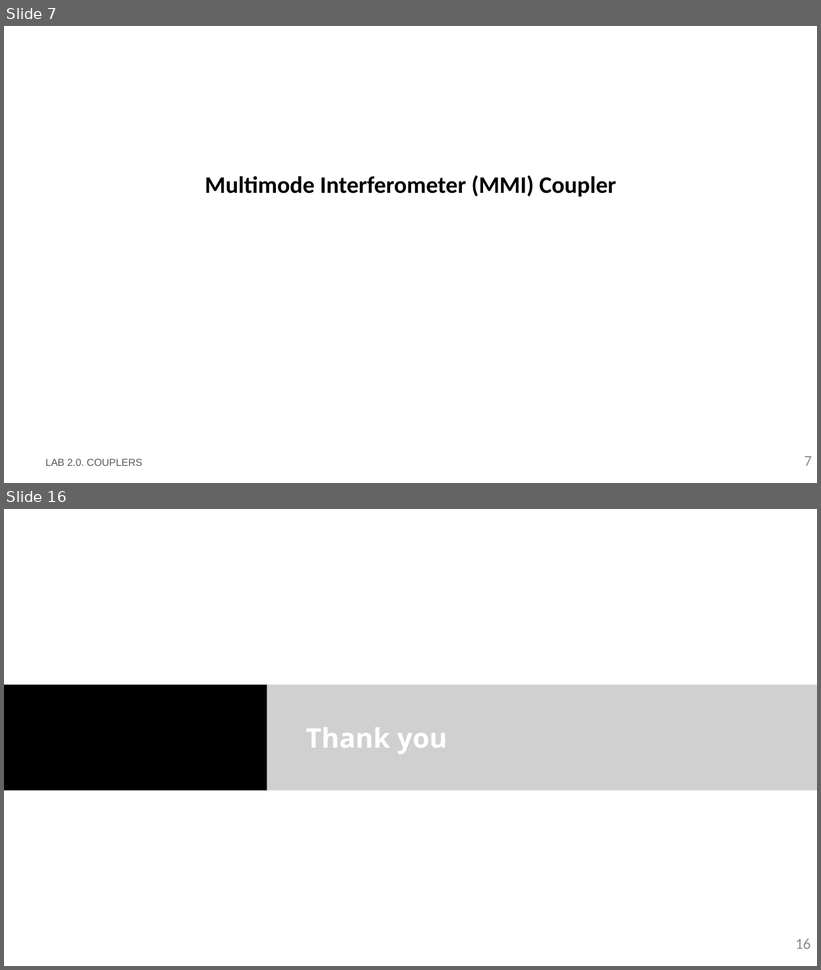
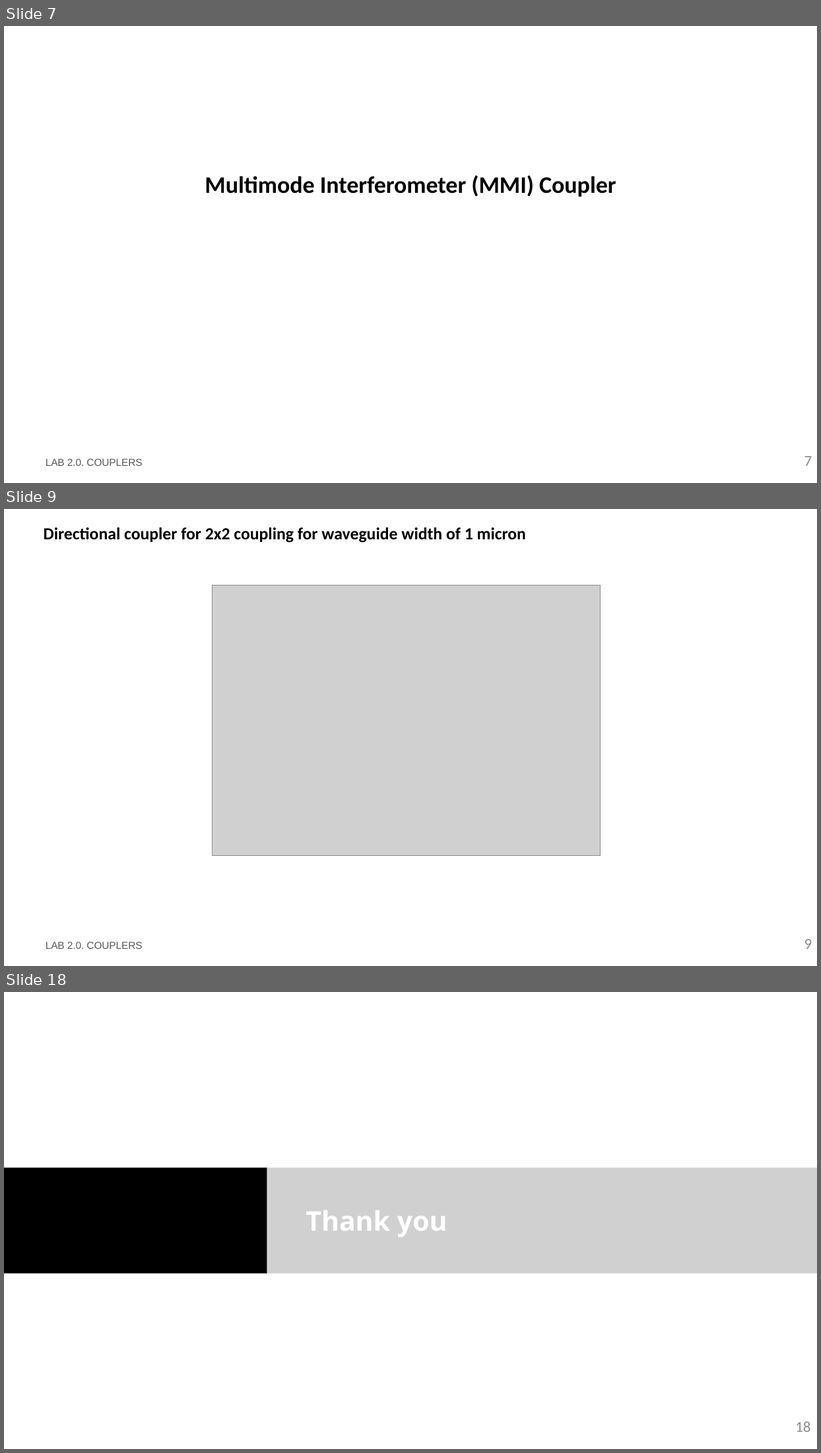
Before and after one commit to DBAEASE/pic-upv-lab2, a slide deck: LabBook_20.pptx. Shown one above the other, each under a label of ours: slides 7 and 16 before the commit, slides 7, 9 and 18 after it; the slides between them are not shown. The pictures are 821x970 and 821x1453 pixels, drawn with LibreOffice and Linux fonts; fonts in the diff are those of the drawing; grey boxes stand for pictures; background and template pictures are left out. Boxes give left, top, right and bottom in pixels: in the first picture for what was removed or moved away, otherwise in the second. Text is boxed around its words. In the diff, an @@ line names an element or a change of style, - is before the commit and + after.

```diff
--- a/LabBook_20.pptx
+++ b/LabBook_20.pptx
@@ slide 9 added at (4, 509, 817, 966), background #FFFFFF @@
@@ title added at (44, 527, 526, 543), 20 pt, text #000000, bold @@
+Directional coupler for 2x2 coupling for waveguide width of 1 micron
@@ picture added at (213, 586, 601, 856) @@
@@ text added at (46, 942, 142, 949), 12 pt, text #585858 @@
+LAB 2.0. COUPLERS
@@ page number added at (805, 939, 812, 949), 18 pt, text #8C8C8C @@
+9
@@ what was slide 16 is now slide 18 @@
@@ page number at (795, 1422, 811, 1432): text changed @@
-16
+18
```
Also in this commit, not shown: 7 slides changed, 1 other slide added, 2 other files.
